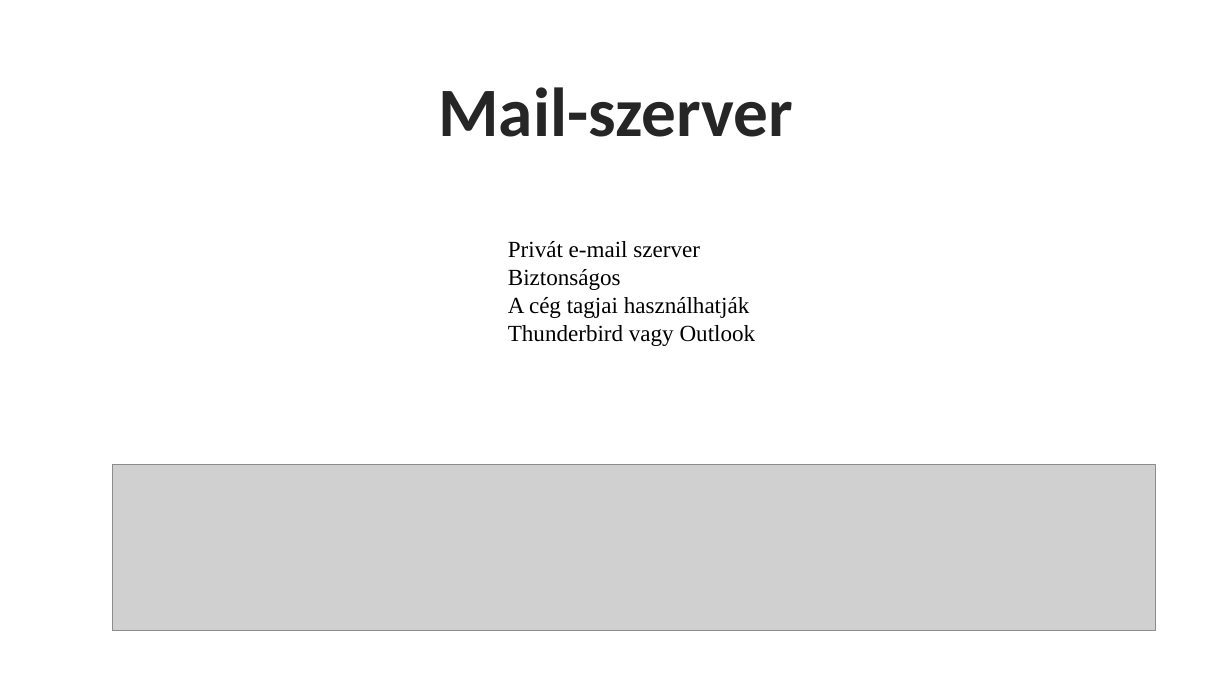
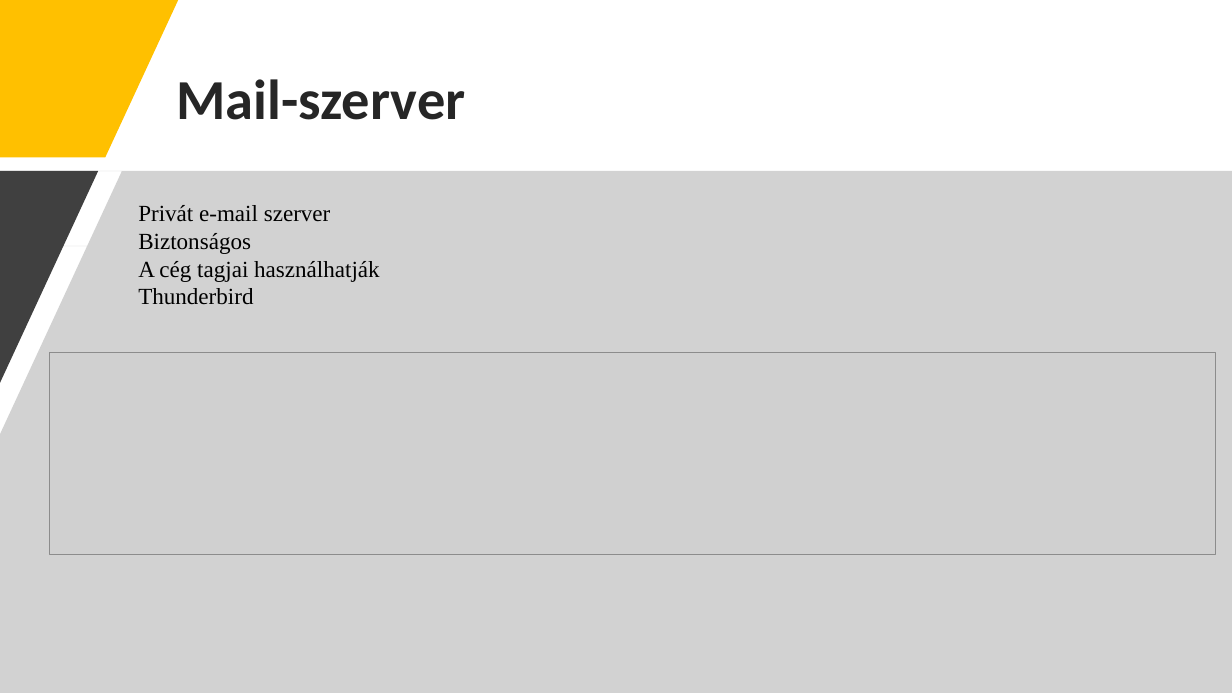
Before and after one commit to MatraBendi/Vizsga2022_IRU, a slide deck: slide 7 of Szerver bemutató.pptx. Drawn at 1232x693 pixels with LibreOffice and Linux fonts; fonts in the diff are those of the drawing; grey boxes stand for pictures. Boxes give left, top, right and bottom in pixels: in the first picture for what was removed or moved away, otherwise in the second. Text is boxed around its words. In the diff, an @@ line names an element or a change of style, - is before the commit and + after.

Commit message:
design

```diff
--- a/Szerver bemutató.pptx
+++ b/Szerver bemutató.pptx
@@ freeform shape added at box(0, 0, 178, 157), fill #FFC000 @@
@@ text "Mail-szerver": place and size @@
-text "Mail-szerver" at box(438, 87, 793, 137)
+text "Mail-szerver" at box(176, 79, 465, 120)
@@ text "Mail-szerver" at box(176, 79, 465, 120): size 54 to 44 pt; alignment centre to left; vertical alignment top to middle @@
@@ freeform shape added at box(0, 171, 1232, 693), fill #A6A6A6 at 50% opacity @@
@@ freeform shape added at box(0, 171, 98, 383), fill #404040 @@
@@ text "Privát e-mail szerver": place and size @@
-text "Privát e-mail szerver" at box(508, 241, 756, 346)
+text "Privát e-mail szerver" at box(138, 205, 380, 304)
@@ text at box(138, 288, 253, 304): text changed @@
-Thunderbird vagy Outlook
+Thunderbird
@@ picture: place and size @@
-picture at box(113, 465, 1156, 631)
+picture at box(49, 352, 1216, 555)
```
Also in this commit, not shown: 9 other slides changed.
